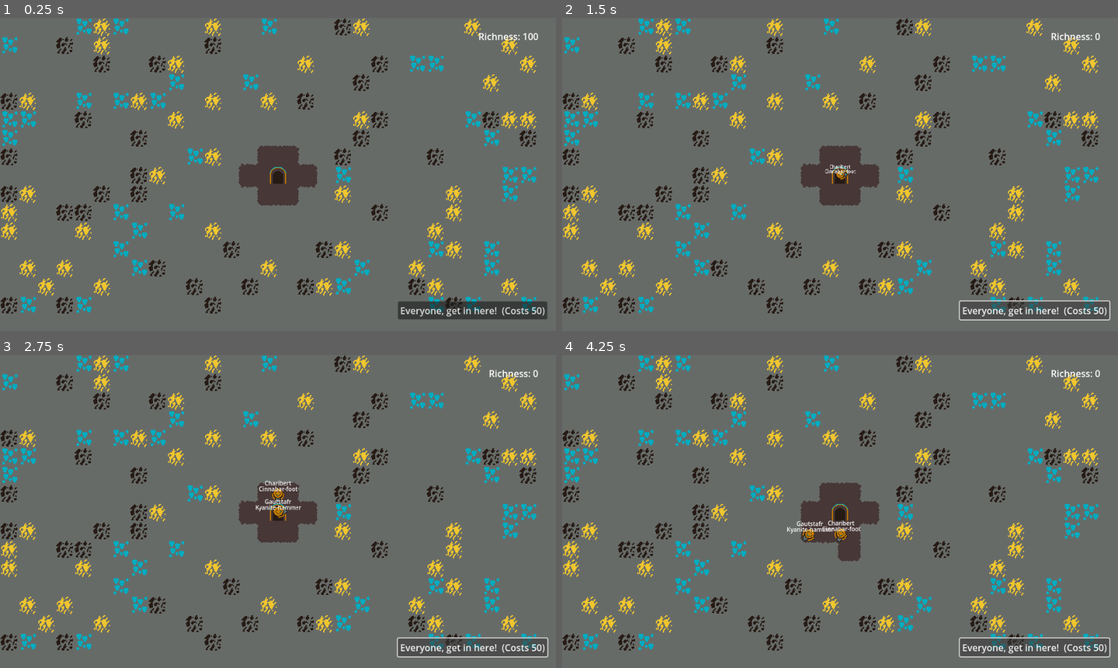
Above: before the commit, frames 1-4 (two rows, left to right).
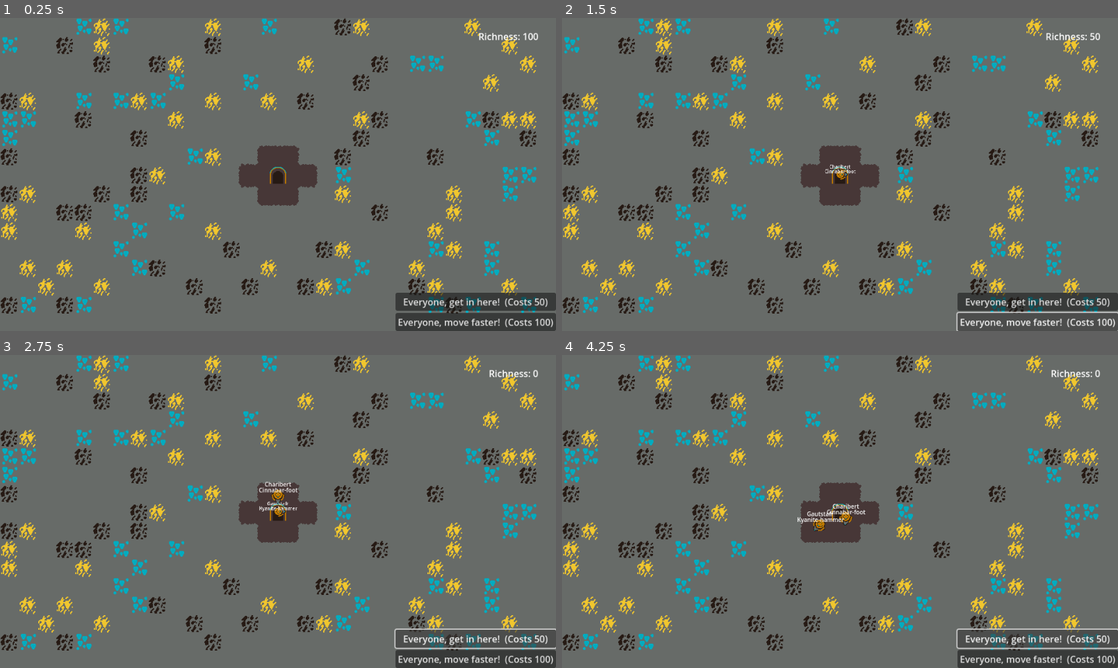
Above: after the commit, the same moments.

Repository: where-fore/dwarves
Game: Godot game, scene res://loose/main_game.tscn
The game is run twice, just before and just after one commit, with the same random seed, the same clock (stepped at 60 frames per second) and the same inputs.
Inputs:
- Up to frame 1 (0.25 s): no input
- Up to frame 2 (1.5 s): click "Everyone, get in here! (Costs…" at 0.5 s; click "Everyone, get in here! (Costs…" (after the commit: "Everyone, move faster! (Costs…") at 1.25 s
- Up to frame 3 (2.75 s): click "Everyone, get in here! (Costs…" at 2 s
- Up to frame 4 (4.25 s): click "Everyone, get in here! (Costs…" (after the commit: "Everyone, move faster! (Costs…") at 2.75 s; click "Everyone, get in here! (Costs…" at 3.5 s

The runs differ from the first frame. In frame 1, 2.4% of the frame differs, in the area x 71-100%, y 87-100%; in frame 2, 2.5%; in frame 3, 2.9%; in frame 4, 3.5%, in the area x 40-100%, y 47-100%.

Commit message:
increase stats with resources

Diff:
--- a/project/autoload/debug_events.gd
+++ b/project/autoload/debug_events.gd
@@ -3,6 +3,8 @@
 @warning_ignore_start("unused_signal")
 signal dwarf_spawn_request
 signal dwarf_spawn_confirmed
+signal dwarf_speed_increase_request
+signal dwarf_speed_increase_confirmed
 signal remove_tile_at(location:Vector2)
 
 @warning_ignore_restore("unused_signal")
--- a/project/loose/dwarf.gd
+++ b/project/loose/dwarf.gd
@@ -20,6 +20,8 @@
 
 var current_movement_goal:Vector2i
 
+var speed_level_multiplier:float = 1.25
+
 func _ready() -> void:
 	active = false
 	scale = Vector2.ZERO
@@ -27,6 +29,11 @@
 	spawn_in_animation()
 
 	generate_name()
+
+	DebugEvents.dwarf_speed_increase_confirmed.connect(increase_speed_by)
+
+func setup(speed_levels_to_start_with:int) -> void:
+	increase_speed_by(speed_levels_to_start_with)
 
 func _physics_process(delta: float) -> void:
 	if active:
@@ -94,3 +101,7 @@
 
 func generate_name() -> void:
 	name_label.text = DwarfNames.make_dwarf_name()
+
+func increase_speed_by(levels:int = 1) -> void:
+	speed *= levels * speed_level_multiplier
+	mining_cooldown_reset /= levels * speed_level_multiplier
--- a/project/loose/dwarf_spawner.gd
+++ b/project/loose/dwarf_spawner.gd
@@ -2,12 +2,21 @@
 
 @export var individual_dwarf:PackedScene
 
+var current_speed_level:int = 1
+
 func _ready() -> void:
 	DebugEvents.dwarf_spawn_confirmed.connect(spawn_a_dwarf)
+	DebugEvents.dwarf_speed_increase_confirmed.connect(increase_dwarf_speed)
+
+func increase_dwarf_speed() -> void:
+	current_speed_level += 1
 
 func spawn_a_dwarf() -> void:
 	var new_dwarf:Node2D = individual_dwarf.instantiate()
 	add_child(new_dwarf)
+
+	@warning_ignore("unsafe_method_access")
+	new_dwarf.setup(current_speed_level)
 
 #func _unhandled_input(event: InputEvent) -> void:
 	#@warning_ignore("unsafe_property_access")
--- a/project/loose/main_game.tscn
+++ b/project/loose/main_game.tscn
@@ -9,6 +9,7 @@
 [ext_resource type="Texture2D" uid="uid://gq3ycfbt2w41" path="res://sprites/entrance.png" id="6_8bvjn"]
 [ext_resource type="Script" uid="uid://t6vgrwnllp2x" path="res://loose/dwarf_button.gd" id="8_vaqii"]
 [ext_resource type="Script" uid="uid://40i7k2jyfc8g" path="res://loose/score_counter.gd" id="9_ocjp4"]
+[ext_resource type="Script" uid="uid://dhnd3ag80c46x" path="res://loose/speed_button.gd" id="10_sv27o"]
 
 [sub_resource type="NavigationPolygon" id="NavigationPolygon_8bvjn"]
 vertices = PackedVector2Array(506, 262, 538, 262, 538, 282, 506, 282, 506, 314, 454, 314, 454, 282, 454, 262, 422, 282, 422, 262, 506, 230, 454, 230)
@@ -61,22 +62,6 @@
 grow_horizontal = 2
 grow_vertical = 2
 
-[node name="Button" type="Button" parent="CanvasLayer/Control"]
-layout_mode = 1
-anchors_preset = -1
-anchor_left = 1.0
-anchor_top = 1.0
-anchor_right = 1.0
-anchor_bottom = 1.0
-offset_left = -8.0
-offset_top = -8.0
-offset_right = -15.0
-offset_bottom = -20.0
-grow_horizontal = 0
-grow_vertical = 0
-text = "Everyone, get in here!  (Costs 50)"
-script = ExtResource("8_vaqii")
-
 [node name="Label" type="Label" parent="CanvasLayer/Control"]
 layout_mode = 1
 anchors_preset = -1
@@ -90,4 +75,28 @@
 text = "Richness: "
 script = ExtResource("9_ocjp4")
 
-[connection signal="pressed" from="CanvasLayer/Control/Button" to="CanvasLayer/Control/Button" method="_on_pressed"]
+[node name="VBoxContainer" type="VBoxContainer" parent="CanvasLayer/Control"]
+layout_mode = 1
+anchors_preset = 3
+anchor_left = 1.0
+anchor_top = 1.0
+anchor_right = 1.0
+anchor_bottom = 1.0
+offset_left = -258.0
+offset_top = -66.0
+grow_horizontal = 0
+grow_vertical = 0
+alignment = 2
+
+[node name="Spawn" type="Button" parent="CanvasLayer/Control/VBoxContainer"]
+layout_mode = 2
+text = "Everyone, get in here!  (Costs 50)"
+script = ExtResource("8_vaqii")
+
+[node name="Speed" type="Button" parent="CanvasLayer/Control/VBoxContainer"]
+layout_mode = 2
+text = "Everyone, move faster!  (Costs 100)"
+script = ExtResource("10_sv27o")
+
+[connection signal="pressed" from="CanvasLayer/Control/VBoxContainer/Spawn" to="CanvasLayer/Control/VBoxContainer/Spawn" method="_on_pressed"]
+[connection signal="pressed" from="CanvasLayer/Control/VBoxContainer/Speed" to="CanvasLayer/Control/VBoxContainer/Speed" method="_on_pressed"]
--- a/project/loose/score_counter.gd
+++ b/project/loose/score_counter.gd
@@ -6,6 +6,7 @@
 func _ready() -> void:
 	UiEvents.score_change_additive.connect(change_score_additive)
 	DebugEvents.dwarf_spawn_request.connect(spend_score_to_spawn_dwarf)
+	DebugEvents.dwarf_speed_increase_request.connect(spend_score_to_increase_speed)
 	self.text = base_label_string + str(0)
 	change_score_additive(100)
 
@@ -20,6 +21,12 @@
 		change_score_additive(-50)
 		DebugEvents.dwarf_spawn_confirmed.emit()
 
+func spend_score_to_increase_speed() -> void:
+	var current_score:int = get_score_from_label_text()
+	if current_score >= 100:
+		change_score_additive(-100)
+		DebugEvents.dwarf_speed_increase_confirmed.emit()
+
 func get_score_from_label_text() -> int:
 	var regex_for_number:RegEx = RegEx.create_from_string(r"\d+")
 	return regex_for_number.search(self.text).get_string().to_int()
--- /dev/null
+++ b/project/loose/speed_button.gd
@@ -0,0 +1,4 @@
+extends Button
+
+func _on_pressed() -> void:
+	DebugEvents.dwarf_speed_increase_request.emit()
Not shown: 1 places in project/loose/main_game.tscn that only renumber resources
Not shown, added: project/loose/speed_button.gd.uid
